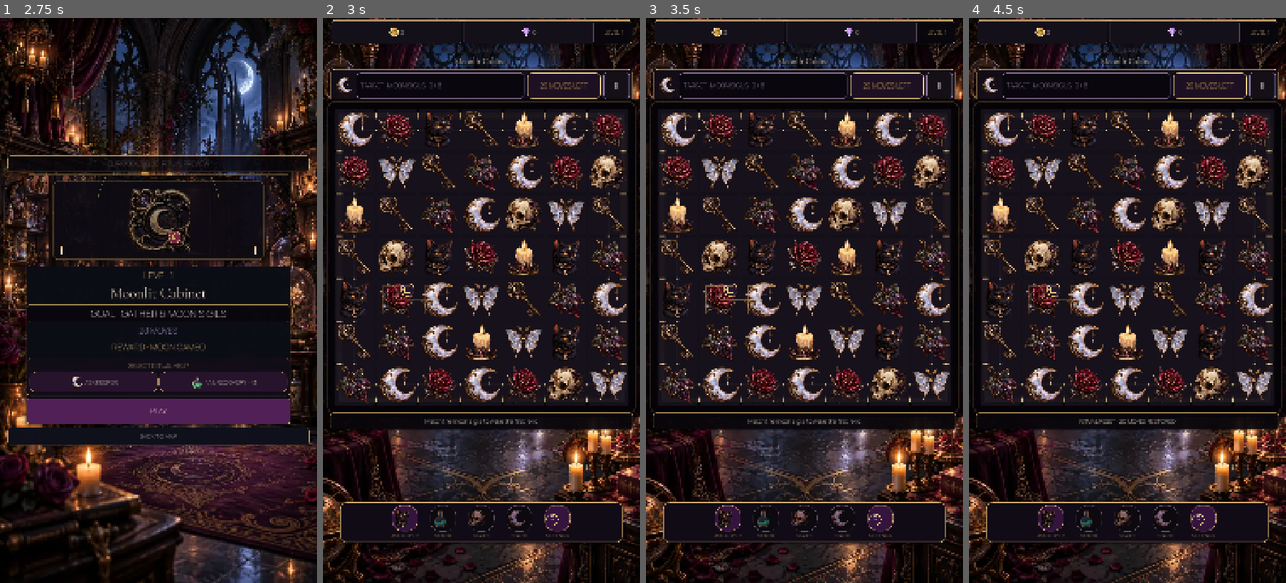
Above: before the commit, frames 1-4 (left to right).
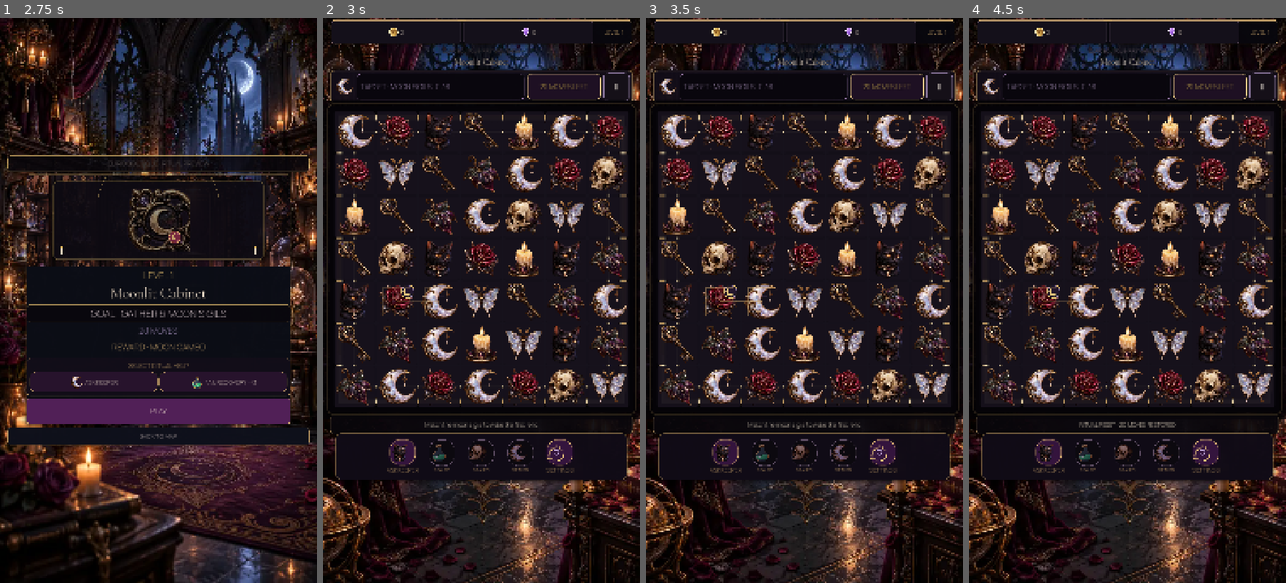
Above: after the commit, the same moments.

Repository: Jay-prodesign/akilta-match3
Game: Godot game, scene res://src/app/app_bootstrap.tscn
The game is run twice, just before and just after one commit, with the same random seed, the same clock (stepped at 60 frames per second) and the same inputs.
Inputs:
- Up to frame 1 (2.75 s): click "ENTER THE HOUSE" at 0.5 s; click "PLAY LEVEL 1" at 1.25 s; click "1" at 2 s
- Up to frame 2 (3 s): click "PLAY" at 2.75 s
- Up to frame 3 (3.5 s): no input
- Up to frame 4 (4.5 s): click "Ⅱ" at 3.5 s; click "RESTART LEVEL" at 4.25 s

Frame 1 is identical in both runs. In frame 2, 26% of the frame differs, in the area x 1-100%, y 0-94%; in frame 3, 26%; in frame 4, 26%.

Commit message:
Lock gameplay HUD and booster tray geometry

Diff:
--- a/src/ui/gameplay/gameplay_screen.gd
+++ b/src/ui/gameplay/gameplay_screen.gd
@@ -168,8 +168,6 @@
 	_resource_life_label = null
 	_potion_boost_button = null
 	_retry_boost_button = null
-	call_deferred("_position_booster_tray")
-	resized.connect(func(): call_deferred("_position_booster_tray"))
 	_install_reward_reveal_fx()
 	if board_view.has_signal("swap_requested"):
 		board_view.swap_requested.connect(_on_swap_requested)
@@ -1010,27 +1008,16 @@
 		count += 1
 	return out
 
-func _position_booster_tray() -> void:
-	if _booster_tray == null or hint_label == null or not is_node_ready():
-		return
-	var hint_rect := hint_label.get_global_rect()
-	var screen_rect := get_global_rect()
-	var desired_top := hint_rect.end.y - screen_rect.position.y + 12.0
-	var safe_bottom := maxf(0.0, size.y - 18.0)
-	var tray_height := 136.0
-	var top := minf(desired_top, maxf(0.0, safe_bottom - tray_height))
-	_booster_tray.anchor_top = 0.0
-	_booster_tray.anchor_bottom = 0.0
-	_booster_tray.offset_top = top
-	_booster_tray.offset_bottom = top + tray_height
-
-
 func gameplay_presentation_contract() -> Dictionary:
 	return {
 		"authored_hud_plate": get_node_or_null("Layout/HUDPlate/HUD") != null,
 		"authored_resource_bar": _level_badge_label != null and _resource_coin_label != null and _resource_gem_label != null,
 		"authored_keeper_tray": _booster_tray != null and _hint_boost_button != null,
 		"authored_booster_menu": _booster_tray != null and _booster_tray.get_node_or_null("BoosterActions") != null and (_booster_tray.get_node("BoosterActions") as HBoxContainer).get_child_count() == 5,
+		"north_star_resource_strip": ($ResourceBar as PanelContainer).offset_bottom - ($ResourceBar as PanelContainer).offset_top == 88.0 and ($ResourceBar/Resources/CoinChip/Content/Icon as TextureRect).custom_minimum_size.x >= 40.0,
+		"north_star_objective_strip": ($Layout/HUDPlate as PanelContainer).custom_minimum_size.y >= 112.0 and moves_label.custom_minimum_size.y >= 88.0 and pause_button.custom_minimum_size.x >= 88.0,
+		"north_star_booster_tray": _booster_tray != null and is_equal_approx(_booster_tray.anchor_top, 0.735) and (_booster_tray.offset_bottom - _booster_tray.offset_top) >= 152.0 and [_hint_boost_button, _sealed_boost_a, _sealed_boost_b, _sealed_boost_c, _settings_shortcut].all(func(button): return button.custom_minimum_size.y >= 88.0),
+		"deterministic_gameplay_geometry": true,
 		"truthful_sealed_slots": _sealed_boost_a != null and _sealed_boost_a.disabled and _sealed_boost_b != null and _sealed_boost_b.disabled and _sealed_boost_c != null and _sealed_boost_c.disabled,
 		"authored_target_moves_hierarchy": objective_icon != null and objective_icon.texture != null and objective_label != null and objective_label.get_theme_stylebox("normal") != null and moves_label != null and moves_label.get_theme_stylebox("normal") != null,
 		"authored_board_frame": get_node_or_null("Layout/BoardView/OrnateFrame") != null,
--- a/src/ui/gameplay/gameplay_screen.tscn
+++ b/src/ui/gameplay/gameplay_screen.tscn
@@ -298,10 +298,11 @@
 
 [node name="Resources" type="HBoxContainer" parent="ResourceBar"]
 layout_mode = 2
-theme_override_constants/separation = 5
+theme_override_constants/separation = 8
 alignment = 1
 
 [node name="CoinChip" type="PanelContainer" parent="ResourceBar/Resources"]
+custom_minimum_size = Vector2(0, 72)
 layout_mode = 2
 size_flags_horizontal = 3
 theme_override_styles/panel = SubResource("ResourceChipStyle")
@@ -325,6 +326,7 @@
 text = "0"
 
 [node name="GemChip" type="PanelContainer" parent="ResourceBar/Resources"]
+custom_minimum_size = Vector2(0, 72)
 layout_mode = 2
 size_flags_horizontal = 3
 theme_override_styles/panel = SubResource("ResourceChipStyle")
@@ -367,7 +369,7 @@
 offset_bottom = -112.0
 grow_horizontal = 2
 grow_vertical = 2
-theme_override_constants/separation = 8
+theme_override_constants/separation = 10
 
 [node name="Eyebrow" type="Label" parent="Layout"]
 layout_mode = 2
@@ -410,7 +412,7 @@
 theme_override_colors/font_color = Color(0.749, 0.647, 0.847, 1)
 theme_override_colors/font_outline_color = Color(0.03, 0.02, 0.04, 0.9)
 theme_override_constants/outline_size = 3
-theme_override_font_sizes/font_size = 22
+theme_override_font_sizes/font_size = 24
 theme_override_styles/normal = SubResource("ObjectiveBlockStyle")
 text = "TARGET · MOON SIGILS   0 / 6"
 vertical_alignment = 1
@@ -462,7 +464,7 @@
 theme_override_styles/panel = SubResource("BoardFrameStyle")
 
 [node name="Hint" type="Label" parent="Layout"]
-custom_minimum_size = Vector2(0, 56)
+custom_minimum_size = Vector2(0, 64)
 layout_mode = 2
 theme_override_colors/font_color = Color(0.945, 0.91, 0.866, 1)
 theme_override_colors/font_outline_color = Color(0.02, 0.015, 0.025, 0.98)
@@ -507,19 +509,19 @@
 
 [node name="BoosterTray" type="PanelContainer" parent="."]
 layout_mode = 1
-anchor_left = 0.055
-anchor_top = 0.0
-anchor_right = 0.945
-anchor_bottom = 0.0
-offset_top = 748.0
-offset_bottom = 860.0
+anchor_left = 0.04
+anchor_top = 0.735
+anchor_right = 0.96
+anchor_bottom = 0.735
+offset_top = 0.0
+offset_bottom = 160.0
 grow_horizontal = 2
 z_index = 18
 theme_override_styles/panel = SubResource("BoosterTrayStyle")
 
 [node name="BoosterActions" type="HBoxContainer" parent="BoosterTray"]
 layout_mode = 2
-theme_override_constants/separation = 12
+theme_override_constants/separation = 16
 alignment = 1
 
 [node name="HintSlot" type="VBoxContainer" parent="BoosterTray/BoosterActions"]
@@ -545,7 +547,7 @@
 [node name="Label" type="Label" parent="BoosterTray/BoosterActions/HintSlot"]
 layout_mode = 2
 theme_override_colors/font_color = Color(0.945, 0.91, 0.866, 1)
-theme_override_font_sizes/font_size = 17
+theme_override_font_sizes/font_size = 20
 text = "ASK KEEPER"
 horizontal_alignment = 1
 
@@ -650,13 +652,13 @@
 theme_override_styles/pressed = SubResource("BoosterButtonStyle")
 text = "SETTINGS"
 expand_icon = true
-theme_override_constants/icon_max_width = 48
+theme_override_constants/icon_max_width = 60
 tooltip_text = "Audio and accessibility settings"
 
 [node name="Label" type="Label" parent="BoosterTray/BoosterActions/SettingsSlot"]
 layout_mode = 2
 theme_override_colors/font_color = Color(0.945, 0.91, 0.866, 1)
-theme_override_font_sizes/font_size = 17
+theme_override_font_sizes/font_size = 20
 text = "SETTINGS"
 horizontal_alignment = 1
 
@@ -936,7 +938,7 @@
 [node name="Kicker" type="Label" parent="ResultOverlay/Card/Content/ResultProclamation/Copy"]
 layout_mode = 2
 theme_override_colors/font_color = Color(0.831, 0.678, 0.439, 1)
-theme_override_font_sizes/font_size = 17
+theme_override_font_sizes/font_size = 20
 text = "THE HOUSE REMEMBERS"
 
 [node name="ResultProclamationCopy" type="Label" parent="ResultOverlay/Card/Content/ResultProclamation/Copy"]
--- a/tests/unit/test_gameplay_authored_presentation_shell.gd
+++ b/tests/unit/test_gameplay_authored_presentation_shell.gd
@@ -19,6 +19,10 @@
 	_expect(bool(contract.get("authored_resource_bar", false)), "Gameplay resource bar must be authored")
 	_expect(bool(contract.get("authored_keeper_tray", false)), "ASK KEEPER tray must be authored")
 	_expect(bool(contract.get("authored_booster_menu", false)), "Gameplay must expose the five-slot North Star lower utility/booster bar")
+	_expect(bool(contract.get("north_star_resource_strip", false)), "Gameplay top resource strip must use the locked 88 logical px geometry")
+	_expect(bool(contract.get("north_star_objective_strip", false)), "Gameplay target/moves strip must retain the locked North Star hierarchy")
+	_expect(bool(contract.get("north_star_booster_tray", false)), "Gameplay lower booster tray must use the locked 160 logical px family with 88 px touch targets")
+	_expect(bool(contract.get("deterministic_gameplay_geometry", false)), "Gameplay tray geometry must be authored rather than positioned by runtime magic")
 	_expect(bool(contract.get("truthful_sealed_slots", false)), "Unavailable boosters must remain visibly sealed rather than pretending to be usable")
 	_expect(bool(contract.get("authored_target_moves_hierarchy", false)), "Gameplay target and moves hierarchy must use authored production plates")
 	_expect(bool(contract.get("authored_board_frame", false)), "Gameplay board must sit inside an authored ornamental frame")
@@ -43,7 +47,13 @@
 	_expect(objective != null and moves != null, "Authored HUD objective/moves slots missing")
 	_expect(objective_icon != null and objective_icon.texture != null, "Authored objective plate must expose production objective art")
 	_expect(objective != null and objective.text.begins_with("TARGET ·"), "Objective copy must read as a clear top target block")
-	_expect(moves != null and moves.custom_minimum_size.x >= 200.0, "Moves must retain a distinct right-side counter block")
+	_expect(moves != null and moves.custom_minimum_size.x >= 240.0 and moves.custom_minimum_size.y >= 88.0, "Moves must retain a distinct right-side counter block")
+	var resource_bar := screen.get_node_or_null("ResourceBar") as PanelContainer
+	var hud_plate := screen.get_node_or_null("Layout/HUDPlate") as PanelContainer
+	var booster_tray := screen.get_node_or_null("BoosterTray") as PanelContainer
+	_expect(resource_bar != null and resource_bar.offset_bottom - resource_bar.offset_top == 88.0, "Gameplay resource strip height drifted")
+	_expect(hud_plate != null and hud_plate.custom_minimum_size.y == 116.0, "Gameplay objective strip height drifted")
+	_expect(booster_tray != null and booster_tray.offset_bottom - booster_tray.offset_top == 160.0 and is_equal_approx(booster_tray.anchor_top, 0.735), "Gameplay booster tray geometry drifted")
 	_expect(keeper != null and keeper.custom_minimum_size.y >= 88.0 and keeper.icon != null, "ASK KEEPER must retain a mobile touch target and production familiar art")
 	_expect(sealed_a != null and sealed_a.disabled and sealed_a.icon != null, "First future booster slot must be visibly sealed with production art")
 	_expect(sealed_b != null and sealed_b.disabled and sealed_b.icon != null, "Second future booster slot must be visibly sealed with production art")
